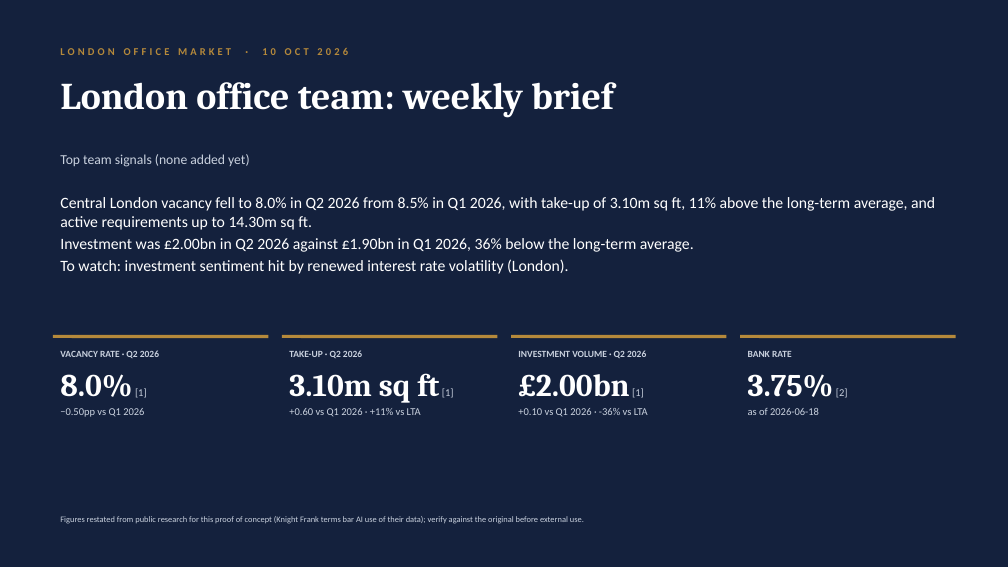
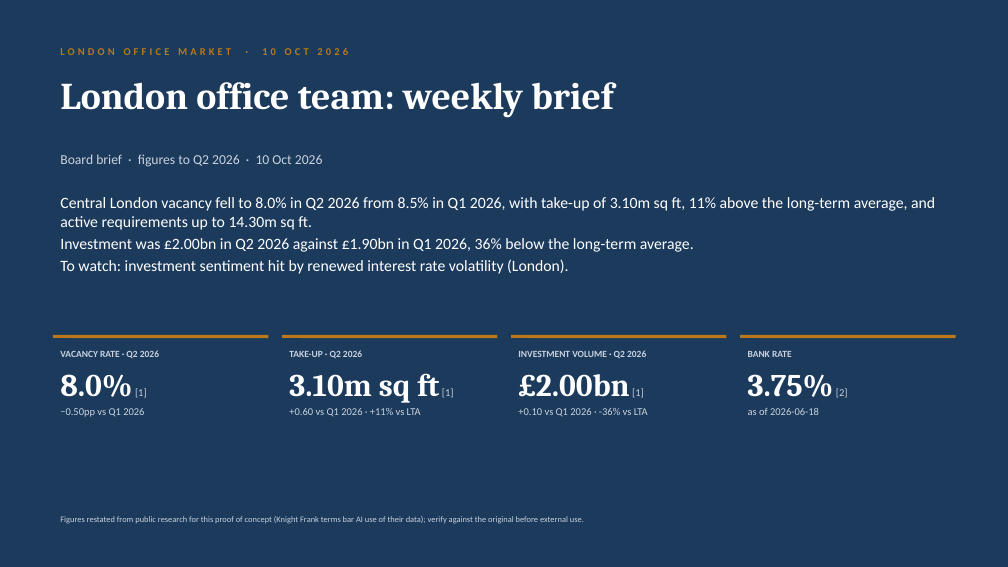
Before and after one commit to Kenneth0416/nanfengtest, a slide deck: slide 1 of docs/samples/team-brief-board-sample.pptx. Drawn at 1008x567 pixels with LibreOffice and Linux fonts; fonts in the diff are those of the drawing. Boxes give left, top, right and bottom in pixels: in the first picture for what was removed or moved away, otherwise in the second. Text is boxed around its words. In the diff, an @@ line names an element or a change of style, - is before the commit and + after.

```diff
--- a/docs/samples/team-brief-board-sample.pptx
+++ b/docs/samples/team-brief-board-sample.pptx
@@ background #14213D to #1B3A5C @@
@@ text "LONDON OFFICE MARKET · 10 ..." at box(60, 48, 348, 55): text colour #B5893B to #B9781A @@
@@ text at box(60, 154, 323, 167): text changed @@
-Top team signals (none added yet)
+Board brief · figures to Q2 2026 · 10 Oct 2026
@@ line (53, 337) - (268, 337): stroke #B5893B 3 pt to #B9781A 3 pt @@
@@ line (282, 337) - (498, 337): stroke #B5893B 3 pt to #B9781A 3 pt @@
@@ line (511, 337) - (727, 337): stroke #B5893B 3 pt to #B9781A 3 pt @@
@@ line (740, 337) - (956, 337): stroke #B5893B 3 pt to #B9781A 3 pt @@
```
Also in this commit, not shown: 5 other slides changed, 45 other files.
